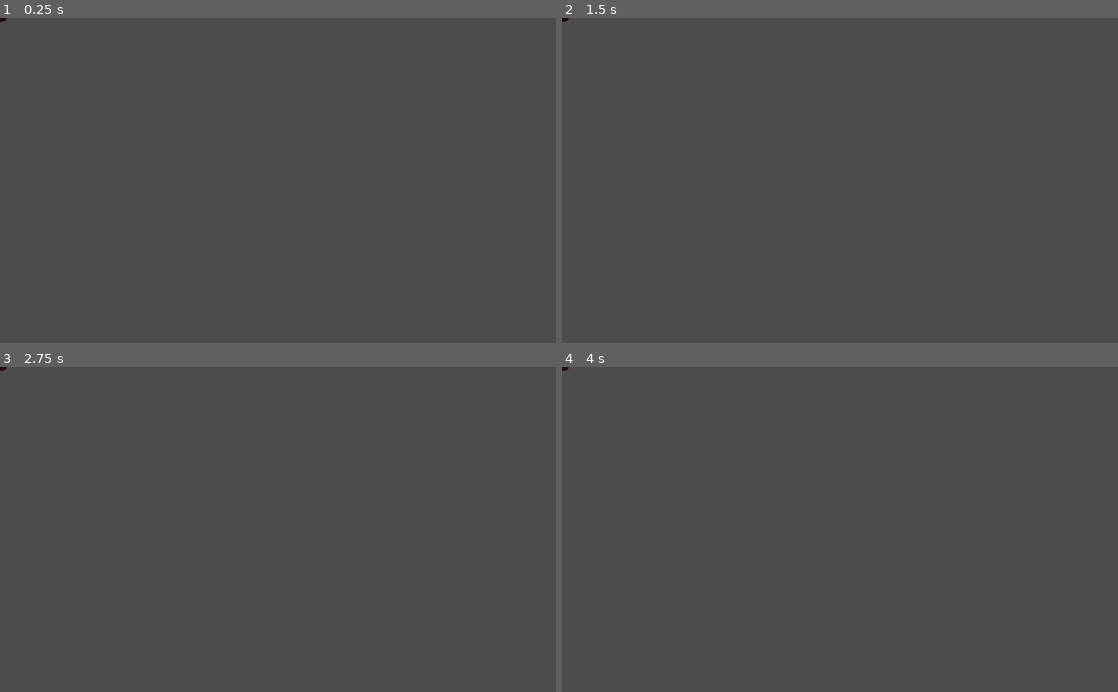
Above: before the commit, frames 1-4 (two rows, left to right).
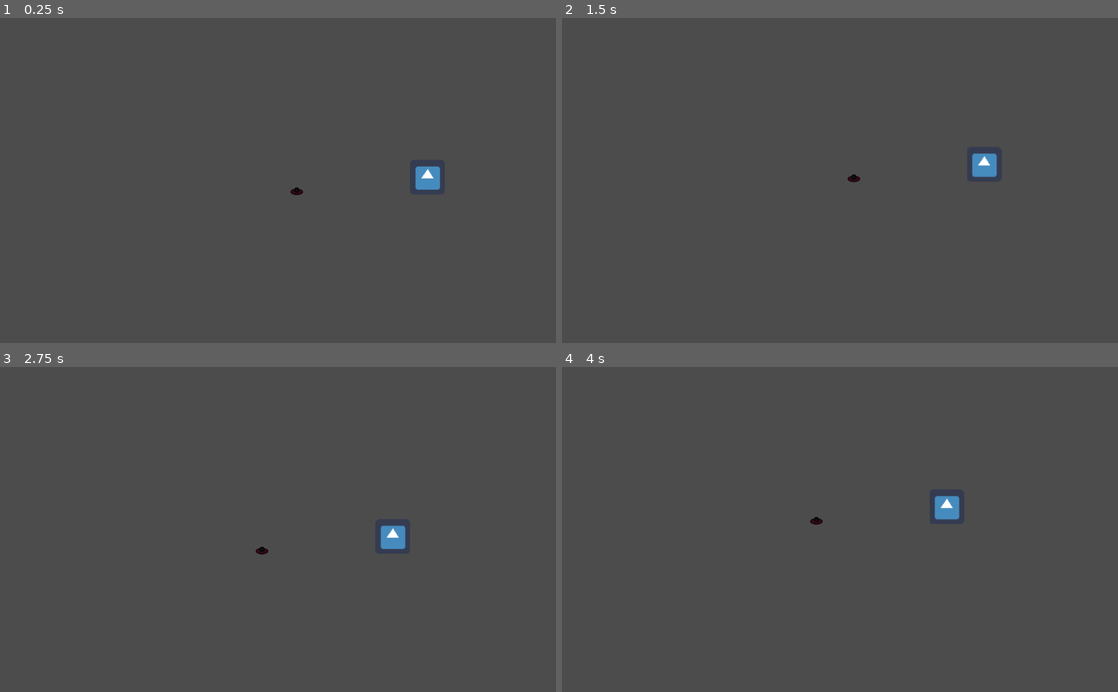
Above: after the commit, the same moments.

Repository: NioZX/MinimalGun2D
Game: Godot game, scene res://Scenes/Player.tscn
The game is run twice, just before and just after one commit, with the same random seed, the same clock (stepped at 60 frames per second) and the same inputs. The engine's default icon, where the game draws it, is replaced by a stand-in: a white triangle on a blue panel in a dark square.
Inputs (mouse positions are in pixels of both pictures, inside the frame that each line leads up to):
- Up to frame 1 (0.25 s): no input
- Up to frame 2 (1.5 s): move the mouse to (962, 164) at 0.52 s; hold A (a) 0.53-1.28 s; tap D (d) at 0.8, 1.35 s; move the mouse to (728, 196) at 1.27 s
- Up to frame 3 (2.75 s): tap S (s) at 1.55 s; move the mouse to (333, 458) at 2.02 s; hold S (s) from 2.03 s (still down); tap W (w) at 2.3 s
- Up to frame 4 (4 s): move the mouse to (812, 594) at 2.77 s; release S (s) at 2.78 s; tap W (w) at 2.85 s; tap A (a) at 3.05 s; move the mouse to (1006, 578) at 3.52 s; hold A (a) from 3.53 s (still down); tap D (d) at 3.8 s

The runs differ from the first frame. In frame 1, 0.4% of the frame differs, in the area x 0-80%, y 0-55%; in frame 2, 0.4%; in frame 3, 0.4%; in frame 4, 0.4%, in the area x 0-72%, y 0-49%.

Commit message:
Camera e Movimentação

Diff:
--- a/RigidBody2D.gd
+++ b/RigidBody2D.gd
@@ -3,11 +3,14 @@
 var vector = Vector2.ZERO;
 
 func _physics_process(delta):
+	var velocity = Vector2.ZERO
 
 	vector.x = Input.get_action_strength("d") - Input.get_action_strength("a");
 	vector.y = Input.get_action_strength("s") - Input.get_action_strength("w");
 
 	vector = vector.normalized();
 
-	if vector.length() > 0:
-		add_force(Vector2.ZERO, vector * delta);
+	if vector != Vector2.ZERO:
+		velocity = vector
+		add_force(Vector2.ZERO, velocity);
+	els
--- /dev/null
+++ b/Scenes/Player.gd
@@ -0,0 +1,58 @@
+extends KinematicBody2D
+
+var velocity = Vector2.ZERO;
+var state = MOVE;
+
+const VEL = 500;
+const MAX_SPD = 80;
+const FRICC = 500;
+const MAX_CAMERA_DISTANCE := 50.0
+const MAX_CAMERA_PERCENT := 0.1
+const CAMERA_SPEED := 0.1
+
+export (NodePath) onready var player = get_node(player)
+export (NodePath) onready var camera = get_node(camera)
+
+enum{
+	MOVE,
+	DASH
+}
+
+func _physics_process(delta):
+	match state:
+		MOVE:
+			move_process(delta);
+		DASH:
+			pass
+
+
+func _process(_delta: float) -> void:
+	var viewport := get_viewport()
+	var viewport_center := viewport.size / 2.0
+	var direction := viewport.get_mouse_position() - viewport_center
+	var percent := (direction / viewport.size * 2.0).length()
+
+	var camera_position: Vector2
+	if percent < MAX_CAMERA_PERCENT:
+		camera_position = player.global_position + direction.normalized() * MAX_CAMERA_DISTANCE * (percent / MAX_CAMERA_PERCENT)
+	else:
+		camera_position = player.global_position + direction.normalized() * MAX_CAMERA_DISTANCE
+		camera.global_position = lerp(camera.global_position, camera_position, CAMERA_SPEED)
+
+func move_process(delta):
+	var vector = Vector2.ZERO;
+
+	vector.x = Input.get_action_strength("d") - Input.get_action_strength("a")
+	vector.y = Input.get_action_strength("s") - Input.get_action_strength("w")
+	vector = vector.normalized();
+
+	if vector != Vector2.ZERO:
+		velocity = velocity.move_toward(vector * MAX_SPD, VEL * delta);
+	else:
+		velocity = velocity.move_toward(Vector2.ZERO, FRICC * delta);
+
+	move();
+
+
+func move():
+	velocity = move_and_slide(velocity)
--- a/Scenes/Player.tscn
+++ b/Scenes/Player.tscn
@@ -1,29 +1,22 @@
-[gd_scene load_steps=5 format=2]
+[gd_scene load_steps=4 format=2]
 
 [ext_resource path="res://GameJaaj/Sprite Shit.png" type="Texture" id=1]
-[ext_resource path="res://RigidBody2D.gd" type="Script" id=2]
+[ext_resource path="res://Scenes/Player.gd" type="Script" id=2]
+[ext_resource path="res://icon.png" type="Texture" id=3]
 
-[sub_resource type="PhysicsMaterial" id=1]
-rough = true
-
-[sub_resource type="CapsuleShape2D" id=2]
-radius = 6.9836
-height = 8.38947
-
-[node name="RigidBody2D" type="RigidBody2D"]
-mass = 3.0
-physics_material_override = SubResource( 1 )
-gravity_scale = 0.0
+[node name="KinematicBody2D" type="KinematicBody2D"]
 script = ExtResource( 2 )
-__meta__ = {
-"_edit_group_": true
-}
+player = NodePath(".")
+camera = NodePath("Camera2D")
 
 [node name="Sprite" type="Sprite" parent="."]
 texture = ExtResource( 1 )
 hframes = 8
 vframes = 4
 
-[node name="CollisionShape2D" type="CollisionShape2D" parent="."]
-rotation = 1.5708
-shape = SubResource( 2 )
+[node name="Camera2D" type="Camera2D" parent="."]
+current = true
+
+[node name="Sprite2" type="Sprite" parent="."]
+position = Vector2( 241, -26 )
+texture = ExtResource( 3 )
Empty file added: Scenes/Camera2D.gd
